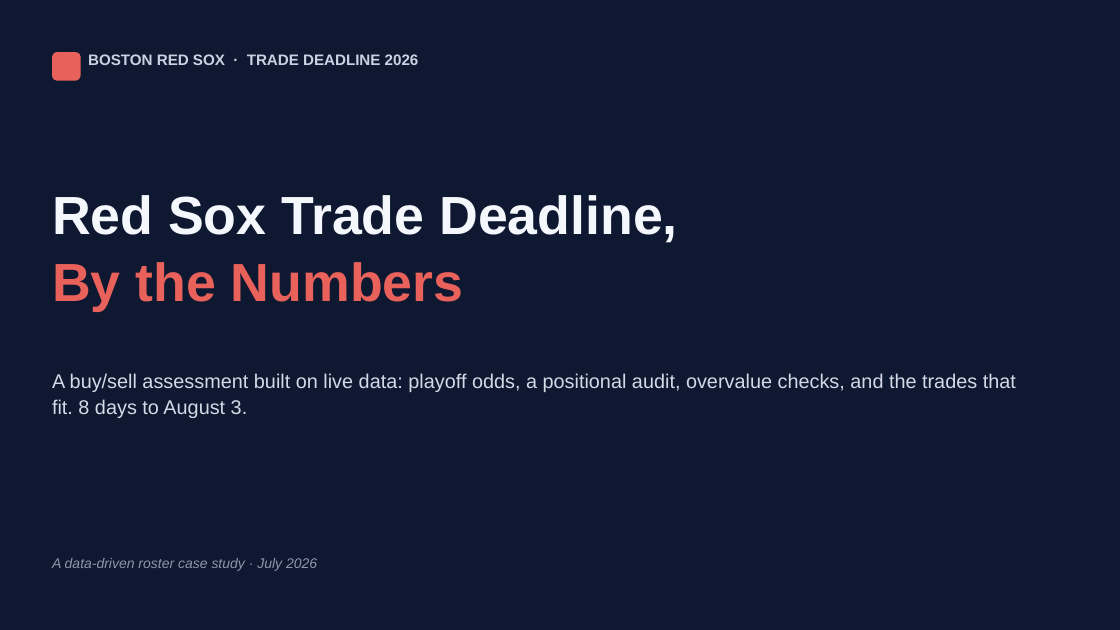
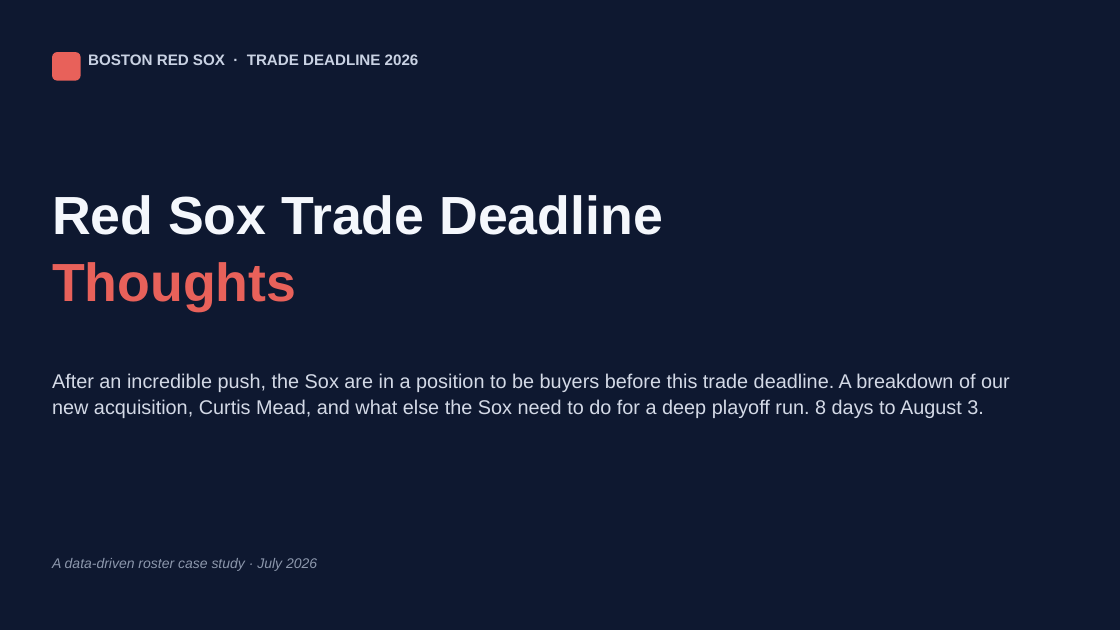
Before and after one commit to justinloo12/jarren-duran-outlier-analysis, a slide deck: slide 1 of outputs/Red_Sox_Trade_Deadline.pptx. Drawn at 1120x630 pixels with LibreOffice and Linux fonts; fonts in the diff are those of the drawing. Boxes give left, top, right and bottom in pixels: in the first picture for what was removed or moved away, otherwise in the second. Text is boxed around its words. In the diff, an @@ line names an element or a change of style, - is before the commit and + after.

```diff
--- a/outputs/Red_Sox_Trade_Deadline.pptx
+++ b/outputs/Red_Sox_Trade_Deadline.pptx
@@ text at bbox=[52, 195, 663, 310]: text changed @@
-Red Sox Trade Deadline,
-By the Numbers
+Red Sox Trade Deadline
+Thoughts
@@ text at bbox=[52, 373, 1010, 418]: text changed @@
-A buy/sell assessment built on live data: playoff odds, a positional audit, overvalue checks, and the trades that fit. 8 days to August 3.
+After an incredible push, the Sox are in a position to be buyers before this trade deadline. A breakdown of our new acquisition, Curtis Mead, and what else the Sox need to do for a deep playoff run. 8 days to August 3.
```
Also in this commit, not shown: 10 other slides changed, 2 slides removed, 26 other files.
